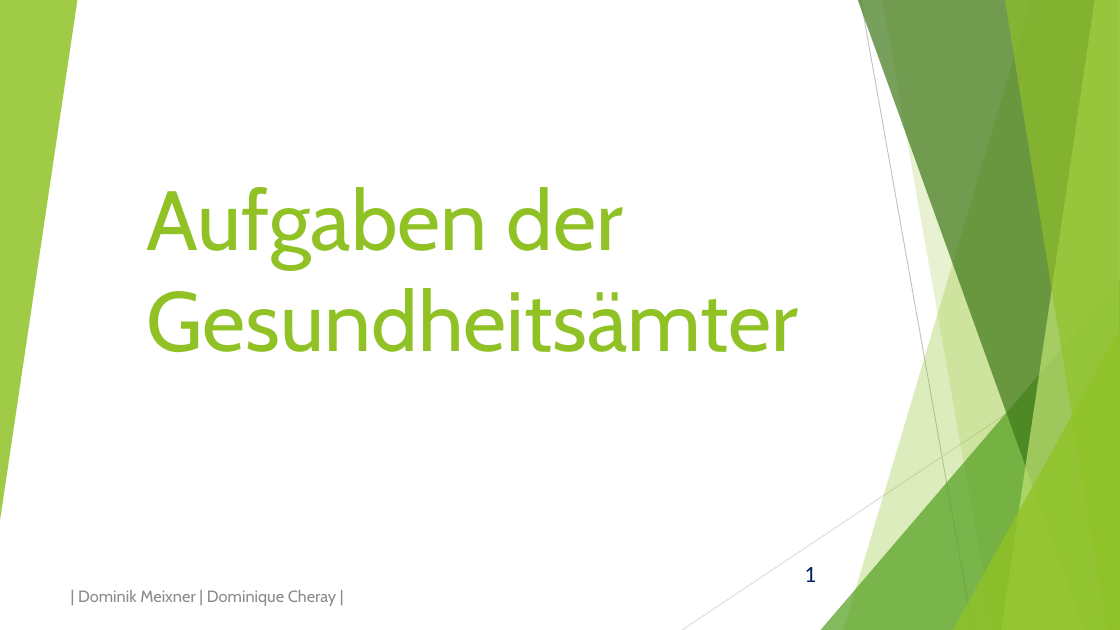
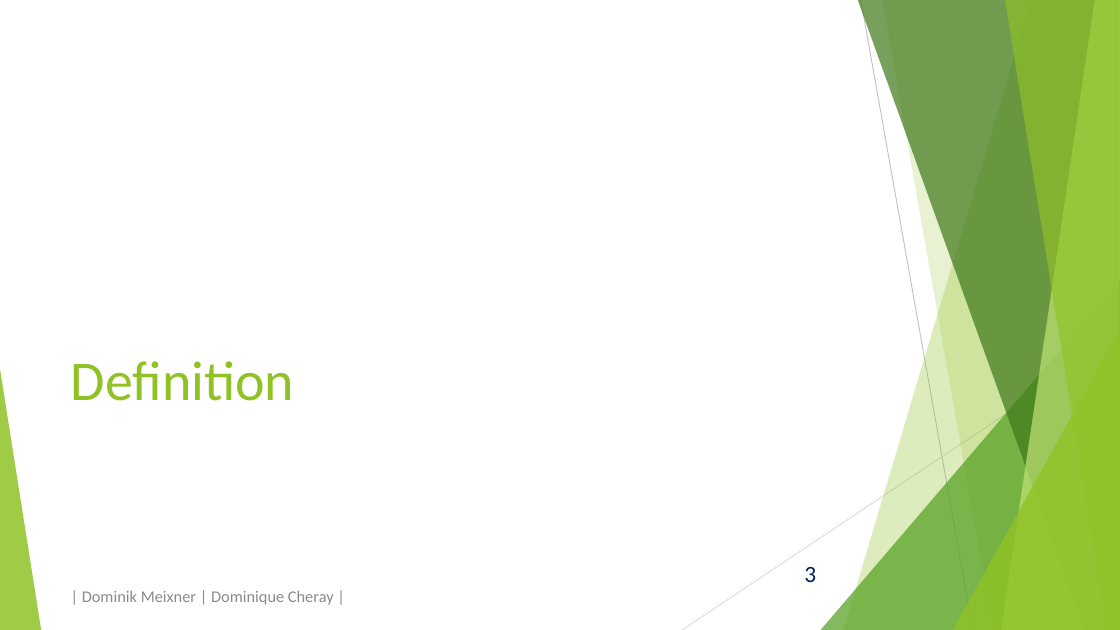
Before and after one commit to domeix/BlaBla, a slide deck: slide 3 of NationaleKohorte/NationaleKohortePraes.pptx (slide 1 before the commit). Drawn at 1120x630 pixels with LibreOffice and Linux fonts; fonts in the diff are those of the drawing. Boxes give left, top, right and bottom in pixels: in the first picture for what was removed or moved away, otherwise in the second. Text is boxed around its words. In the diff, an @@ line names an element or a change of style, - is before the commit and + after.

```diff
--- a/NationaleKohorte/NationaleKohortePraes.pptx
+++ b/NationaleKohorte/NationaleKohortePraes.pptx
@@ triangle removed at (x1=0, y1=0, x2=77, y2=521) @@
@@ title removed at (x1=147, y1=187, x2=799, y2=352) @@
-Aufgaben der Gesundheitsämter
@@ triangle added at (x1=0, y1=369, x2=41, y2=630), fill #90C226 at 85% opacity @@
@@ title added at (x1=71, y1=361, x2=295, y2=401), 48 pt, text #90C226 @@
+Definition
@@ page number removed at (x1=804, y1=567, x2=816, y2=582) @@
-1
@@ page number added at (x1=804, y1=567, x2=816, y2=582), 20 pt, text #002060 @@
+3
@@ text "| Dominik Meixner | Dominique ..." at (x1=82, y1=590, x2=334, y2=605): font Cabin to Calibri @@
```
Also in this commit, not shown: 5 other slides changed, 2 slides added, 17 slides removed, 2 other files.
